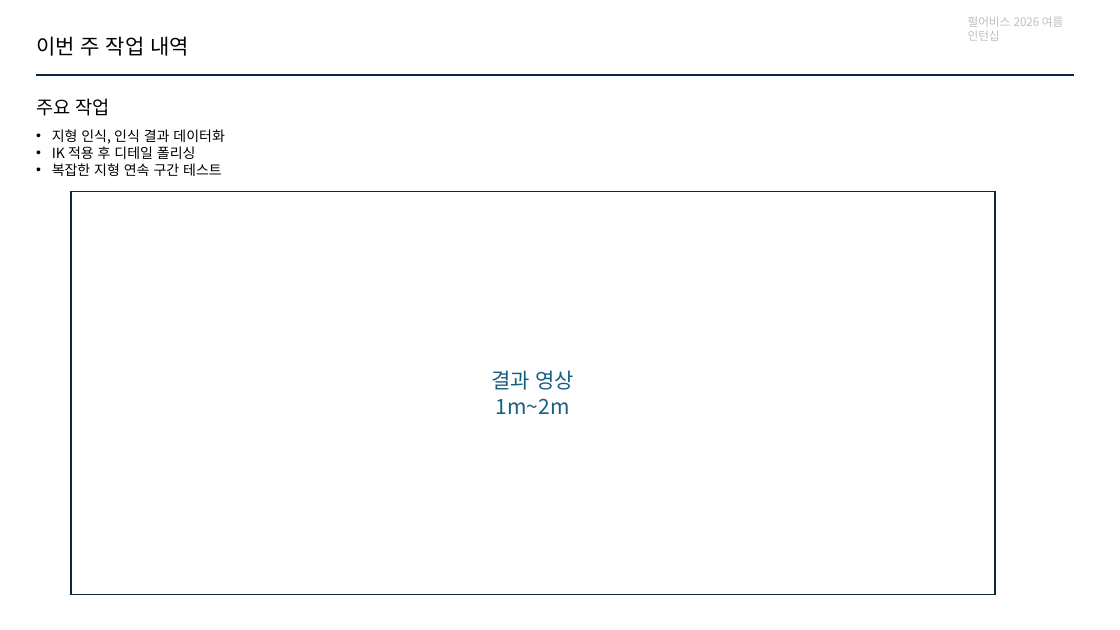
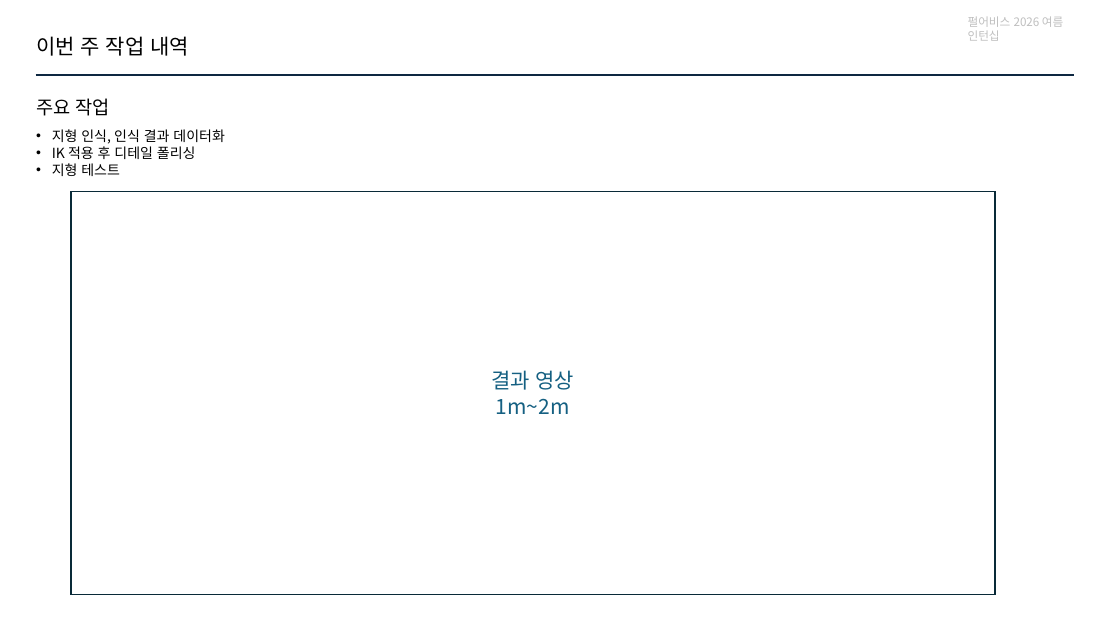
Before and after one commit to jhk0701/PA26-Character-Animation-Parkour, a slide deck: slide 2 of PPT/week6.pptx. Drawn at 1120x630 pixels with LibreOffice and Linux fonts; fonts in the diff are those of the drawing. Boxes give left, top, right and bottom in pixels: in the first picture for what was removed or moved away, otherwise in the second. Text is boxed around its words. In the diff, an @@ line names an element or a change of style, - is before the commit and + after.

```diff
--- a/PPT/week6.pptx
+++ b/PPT/week6.pptx
@@ text at (x1=52, y1=163, x2=120, y2=176): text changed @@
-• 복잡한 지형 연속 구간 테스트
+• 지형 테스트
```
Also in this commit, not shown: 5 other slides changed.
